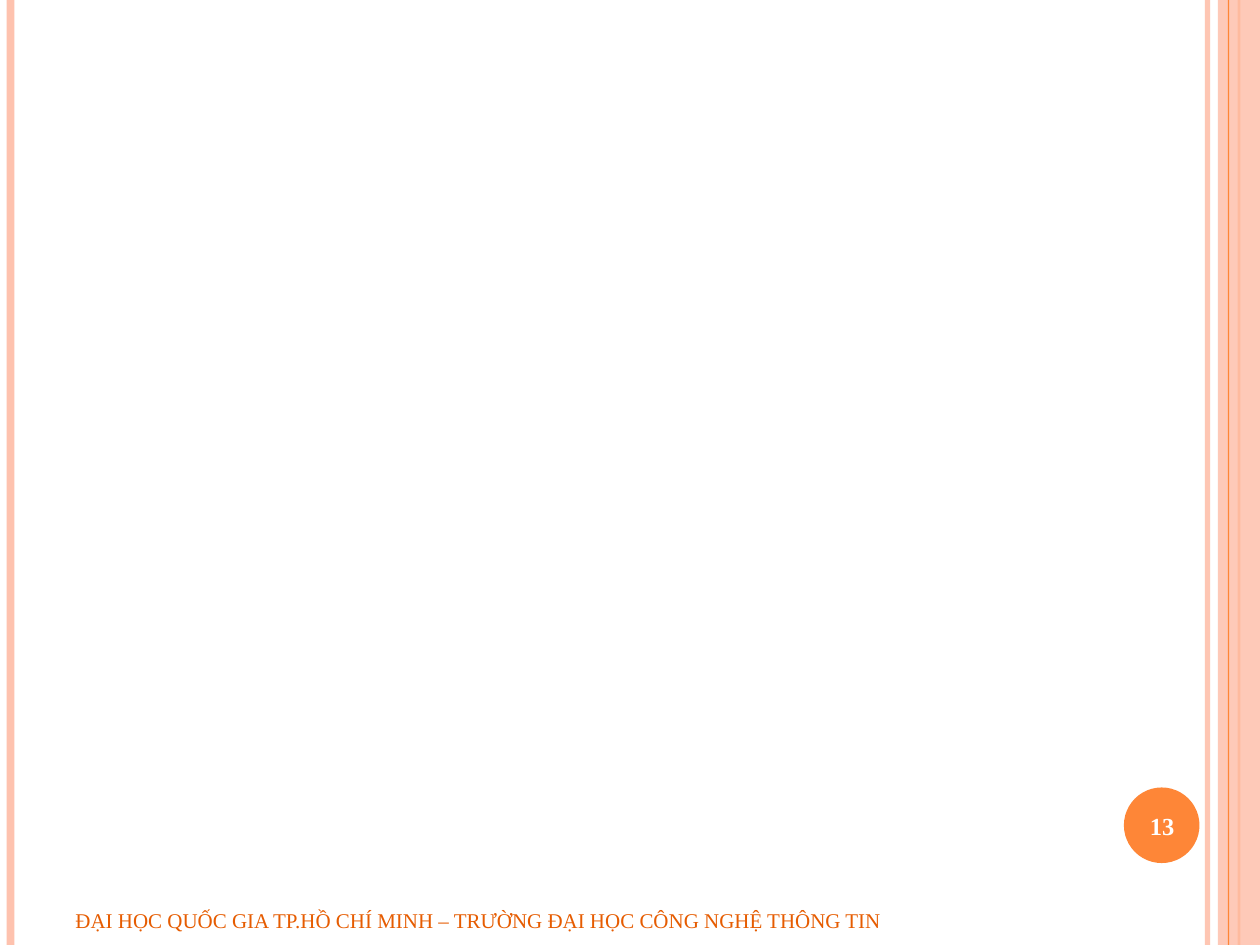
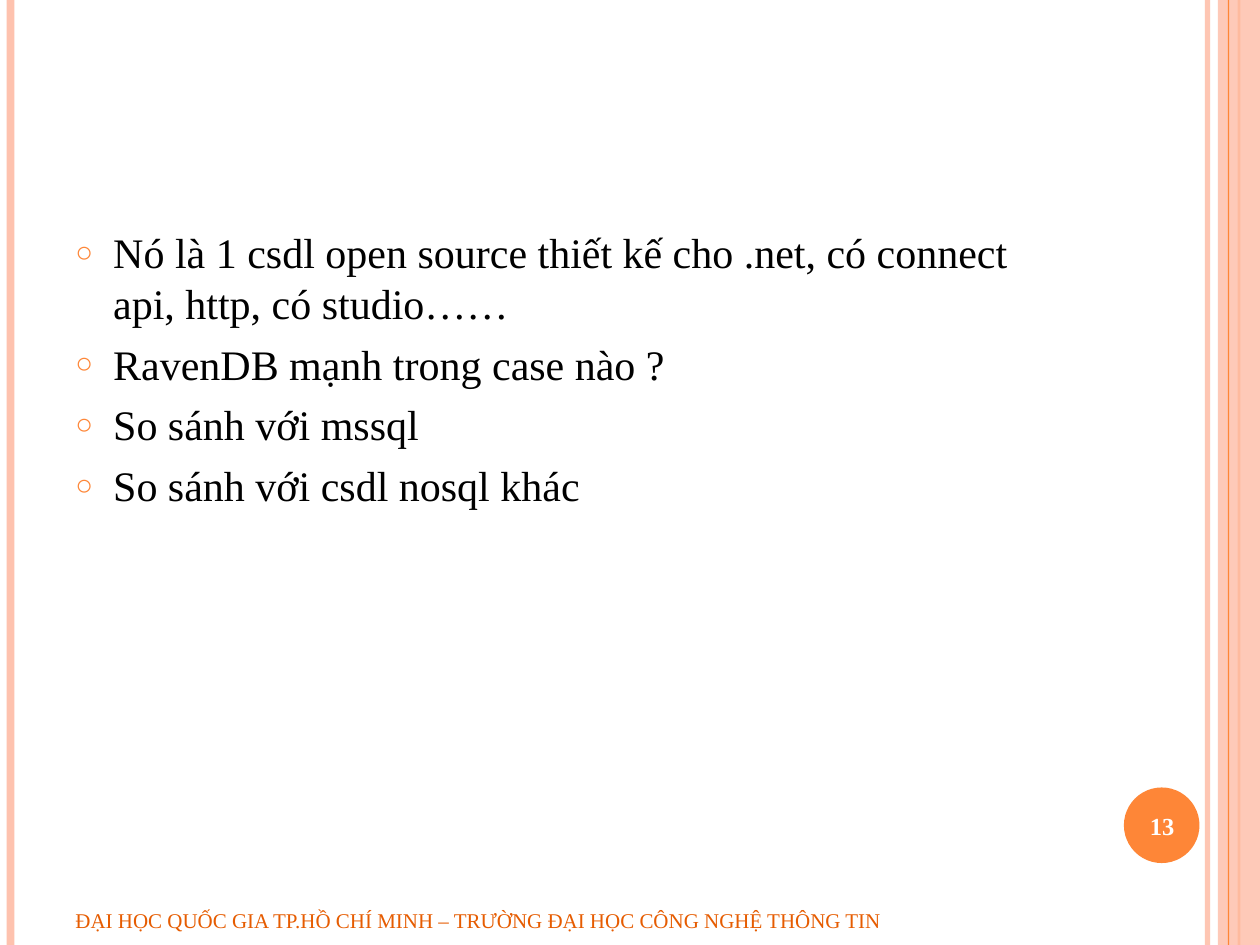
Before and after one commit to geovip/nosqlravendbuit, a slide deck: slide 13 of Document/slide bao cao.pptx. Drawn at 1260x945 pixels with LibreOffice and Linux fonts; fonts in the diff are those of the drawing; background and template pictures are left out. Boxes give left, top, right and bottom in pixels: in the first picture for what was removed or moved away, otherwise in the second. Text is boxed around its words. In the diff, an @@ line names an element or a change of style, - is before the commit and + after.

```diff
--- a/Document/slide bao cao.pptx
+++ b/Document/slide bao cao.pptx
@@ text added at <box>113,237,1008,510</box>, 24 pt, text #000000 @@
+○ Nó là 1 csdl open source thiết kế cho .net, có connect api, http, có studio……
+○ RavenDB mạnh trong case nào ?
+○ So sánh với mssql
+○ So sánh với csdl nosql khác
```
Also in this commit, not shown: 1 other slide changed.
